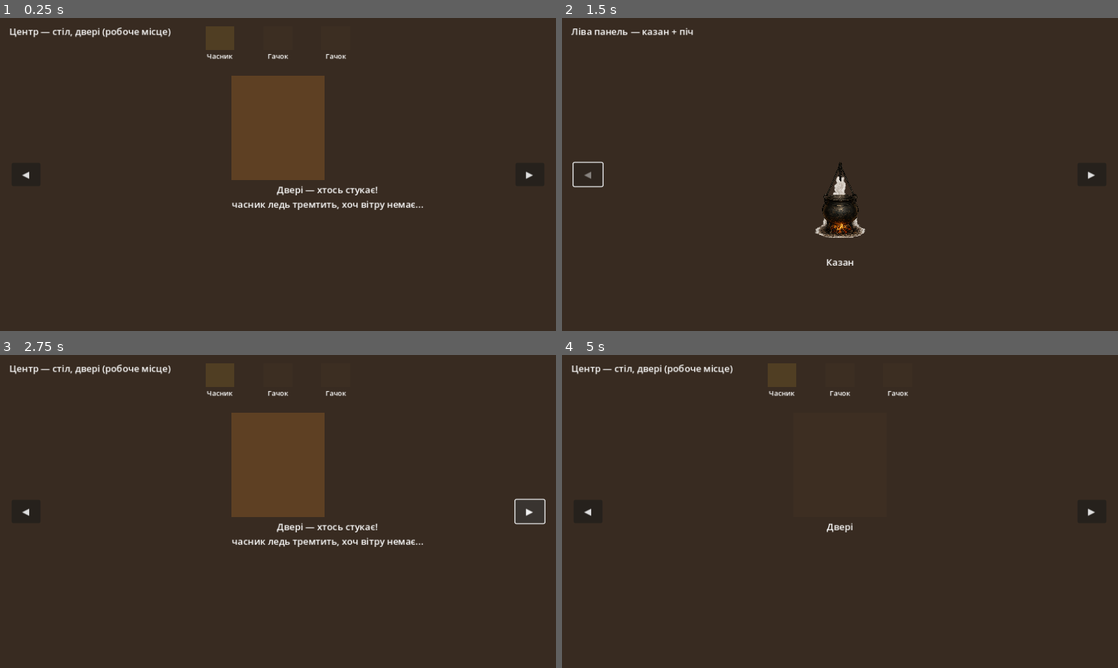
Above: before the commit, frames 1-4 (two rows, left to right).
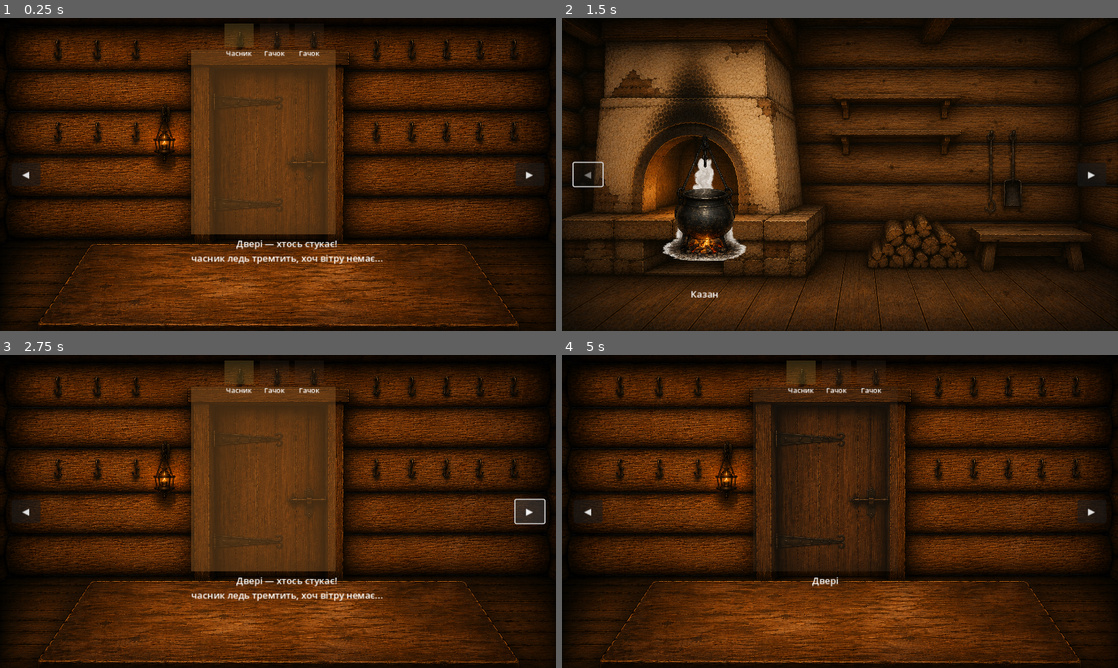
Above: after the commit, the same moments.

Repository: zav1K/molfar
Game: Godot game, scene res://scenes/Hut.tscn
The game is run twice, just before and just after one commit, with the same random seed, the same clock (stepped at 60 frames per second) and the same inputs.
Inputs (mouse positions are in pixels of both pictures, inside the frame that each line leads up to):
- Up to frame 1 (0.25 s): no input
- Up to frame 2 (1.5 s): click "◀" at 0.5 s; drag from (840, 199) to (895, 105) at 1.27 s
- Up to frame 3 (2.75 s): click "▶" at 2 s
- Up to frame 4 (5 s): drag from (840, 464) to (784, 373) at 2.77 s; move the mouse to (745, 367) at 3.52 s; hold Right (ui_right) 3.53-4.25 s; click (745, 367) at 3.67 s; click "Запросити" at 4.25 s

The runs differ from the first frame. In frame 1, 90% of the frame differs, in the area x 0-100%, y 0-100%; in frame 2, 73%; in frame 3, 90%; in frame 4, 87%.

Commit message:
Wire real panel art, measure niche/door/hooks precisely off a grid
Left: cauldron niche is much larger and off-center in this dedicated
panel than the old shared-room composition assumed — remeasured via a
50px reference grid, cauldron rescaled up (150x220 content) and moved
to (246,420).

Center: door position/size and the three painted hooks above the
lintel measured the same way. WardSlot1-3 now sit exactly on the
hooks the artist already drew, instead of an approximate guess.

Right: background now shows a fully painted 3-tier shelf — the
separate shelfs.PNG overlay sprite is redundant there now (it was
standing in for exactly this), so the Shelves zone drops its Sprite
child and just becomes a click zone repositioned onto the painted
shelf (698,149, 370x170).

Chest and garden-window zones are untouched for now — the new art
doesn't depict either, see follow-up message.

Diff:
--- a/scenes/Hut.tscn
+++ b/scenes/Hut.tscn
@@ -9,9 +9,12 @@
 [ext_resource type="Script" path="res://scripts/threshold_dialogue.gd" id="7"]
 [ext_resource type="Script" path="res://scripts/door.gd" id="8"]
 [ext_resource type="Script" path="res://scripts/ward_slot.gd" id="9"]
+[ext_resource type="Texture2D" path="res://assets/hut/panel_left.png" id="10"]
+[ext_resource type="Texture2D" path="res://assets/hut/panel_center.png" id="11"]
+[ext_resource type="Texture2D" path="res://assets/hut/panel_right.png" id="12"]
 
 [sub_resource type="RectangleShape2D" id="Shape_cauldron"]
-size = Vector2(90, 132)
+size = Vector2(150, 220)
 
 [sub_resource type="RectangleShape2D" id="Shape_door"]
 size = Vector2(160, 180)
@@ -20,7 +23,7 @@
 size = Vector2(50, 40)
 
 [sub_resource type="RectangleShape2D" id="Shape_shelves"]
-size = Vector2(230, 198)
+size = Vector2(370, 170)
 
 [sub_resource type="RectangleShape2D" id="Shape_chest"]
 size = Vector2(115, 154)
@@ -36,77 +39,65 @@
 [node name="PanelLeft" type="Node2D" parent="."]
 position = Vector2(0, 0)
 
-[node name="Background" type="ColorRect" parent="PanelLeft"]
+[node name="Background" type="TextureRect" parent="PanelLeft"]
 mouse_filter = 2
 offset_right = 960.0
 offset_bottom = 540.0
-color = Color(0.22, 0.17, 0.13, 1)
-
-[node name="Label" type="Label" parent="PanelLeft"]
-mouse_filter = 2
-offset_left = 16.0
-offset_top = 12.0
-offset_right = 400.0
-offset_bottom = 34.0
-text = "Ліва панель — казан + піч"
+texture = ExtResource("10")
+expand_mode = 1
+stretch_mode = 0
 
 [node name="Anchors" type="Node2D" parent="PanelLeft"]
 
 [node name="CauldronAnchor" type="Marker2D" parent="PanelLeft/Anchors"]
-position = Vector2(480, 380)
+position = Vector2(246, 420)
 
 [node name="Zones" type="Node2D" parent="PanelLeft"]
 
 [node name="Cauldron" type="Area2D" parent="PanelLeft/Zones"]
-position = Vector2(480, 380)
+position = Vector2(246, 420)
 script = ExtResource("2")
 zone_id = &"cauldron"
 zone_label = "Казан"
 
 [node name="CollisionShape2D" type="CollisionShape2D" parent="PanelLeft/Zones/Cauldron"]
-position = Vector2(0, -66)
+position = Vector2(0, -110)
 shape = SubResource("Shape_cauldron")
 
 [node name="Sprite" type="TextureRect" parent="PanelLeft/Zones/Cauldron"]
 mouse_filter = 2
-offset_left = -58.0
-offset_top = -152.0
-offset_right = 59.0
-offset_bottom = 24.0
+offset_left = -97.0
+offset_top = -253.0
+offset_right = 98.0
+offset_bottom = 40.0
 texture = ExtResource("3")
 expand_mode = 1
 stretch_mode = 0
 
 [node name="Label" type="Label" parent="PanelLeft/Zones/Cauldron"]
 mouse_filter = 2
-offset_left = -45.0
-offset_top = 30.0
-offset_right = 45.0
-offset_bottom = 55.0
+offset_left = -75.0
+offset_top = 45.0
+offset_right = 75.0
+offset_bottom = 70.0
 horizontal_alignment = 1
 text = "Казан"
 
 [node name="PanelCenter" type="Node2D" parent="."]
 position = Vector2(960, 0)
 
-[node name="Background" type="ColorRect" parent="PanelCenter"]
+[node name="Background" type="TextureRect" parent="PanelCenter"]
 mouse_filter = 2
 offset_right = 960.0
 offset_bottom = 540.0
-color = Color(0.22, 0.17, 0.13, 1)
-
-[node name="Label" type="Label" parent="PanelCenter"]
-mouse_filter = 2
-offset_left = 16.0
-offset_top = 12.0
-offset_right = 400.0
-offset_bottom = 34.0
-text = "Центр — стіл, двері (робоче місце)"
+texture = ExtResource("11")
+expand_mode = 1
+stretch_mode = 0
 
 [node name="Zones" type="Node2D" parent="PanelCenter"]
 
 [node name="Door" type="Area2D" parent="PanelCenter/Zones"]
-position = Vector2(480, 190)
+position = Vector2(455, 214)
 script = ExtResource("8")
 zone_id = &"desk_door"
 zone_label = "Двері"
@@ -116,23 +107,23 @@
 
 [node name="Visual" type="ColorRect" parent="PanelCenter/Zones/Door"]
 mouse_filter = 2
-offset_left = -80.0
-offset_top = -90.0
-offset_right = 80.0
-offset_bottom = 90.0
-color = Color(0.3, 0.22, 0.15, 0.25)
+offset_left = -125.0
+offset_top = -159.0
+offset_right = 125.0
+offset_bottom = 159.0
+color = Color(0.3, 0.22, 0.15, 0.18)
 
 [node name="Label" type="Label" parent="PanelCenter/Zones/Door"]
 mouse_filter = 2
-offset_left = -80.0
-offset_top = 95.0
-offset_right = 80.0
-offset_bottom = 120.0
+offset_left = -125.0
+offset_top = 164.0
+offset_right = 125.0
+offset_bottom = 189.0
 horizontal_alignment = 1
 text = "Двері"
 
 [node name="WardSlot1" type="Area2D" parent="PanelCenter/Zones"]
-position = Vector2(380, 35)
+position = Vector2(413, 30)
 script = ExtResource("9")
 zone_id = &"ward_slot_0"
 zone_label = "Гачок 1"
@@ -160,7 +151,7 @@
 text = "Гачок"
 
 [node name="WardSlot2" type="Area2D" parent="PanelCenter/Zones"]
-position = Vector2(480, 35)
+position = Vector2(474, 30)
 script = ExtResource("9")
 zone_id = &"ward_slot_1"
 zone_label = "Гачок 2"
@@ -188,7 +179,7 @@
 text = "Гачок"
 
 [node name="WardSlot3" type="Area2D" parent="PanelCenter/Zones"]
-position = Vector2(580, 35)
+position = Vector2(534, 30)
 script = ExtResource("9")
 zone_id = &"ward_slot_2"
 zone_label = "Гачок 3"
@@ -218,24 +209,18 @@
 [node name="PanelRight" type="Node2D" parent="."]
 position = Vector2(1920, 0)
 
-[node name="Background" type="ColorRect" parent="PanelRight"]
+[node name="Background" type="TextureRect" parent="PanelRight"]
 mouse_filter = 2
 offset_right = 960.0
 offset_bottom = 540.0
-color = Color(0.22, 0.17, 0.13, 1)
-
-[node name="Label" type="Label" parent="PanelRight"]
-mouse_filter = 2
-offset_left = 16.0
-offset_top = 12.0
-offset_right = 400.0
-offset_bottom = 34.0
-text = "Права панель — скриня, полиці, вікно городу"
+texture = ExtResource("12")
+expand_mode = 1
+stretch_mode = 0
 
 [node name="Anchors" type="Node2D" parent="PanelRight"]
 
 [node name="ShelvesAnchor" type="Marker2D" parent="PanelRight/Anchors"]
-position = Vector2(220, 150)
+position = Vector2(698, 149)
 
 [node name="ChestAnchor" type="Marker2D" parent="PanelRight/Anchors"]
 position = Vector2(150, 430)
@@ -311,32 +296,13 @@
 [node name="Zones" type="Node2D" parent="PanelRight"]
 
 [node name="Shelves" type="Area2D" parent="PanelRight/Zones"]
-position = Vector2(220, 150)
+position = Vector2(698, 149)
 script = ExtResource("2")
 zone_id = &"shelves"
 zone_label = "Полиці"
 
 [node name="CollisionShape2D" type="CollisionShape2D" parent="PanelRight/Zones/Shelves"]
 shape = SubResource("Shape_shelves")
-
-[node name="Sprite" type="TextureRect" parent="PanelRight/Zones/Shelves"]
-mouse_filter = 2
-offset_left = -124.0
-offset_top = -113.0
-offset_right = 125.0
-offset_bottom = 118.0
-texture = ExtResource("4")
-expand_mode = 1
-stretch_mode = 0
-
-[node name="Label" type="Label" parent="PanelRight/Zones/Shelves"]
-mouse_filter = 2
-offset_left = -115.0
-offset_top = 123.0
-offset_right = 115.0
-offset_bottom = 148.0
-horizontal_alignment = 1
-text = "Полиці"
 
 [node name="Chest" type="Area2D" parent="PanelRight/Zones"]
 position = Vector2(150, 430)
Not shown: 1 places in scenes/Hut.tscn that only renumber resources
